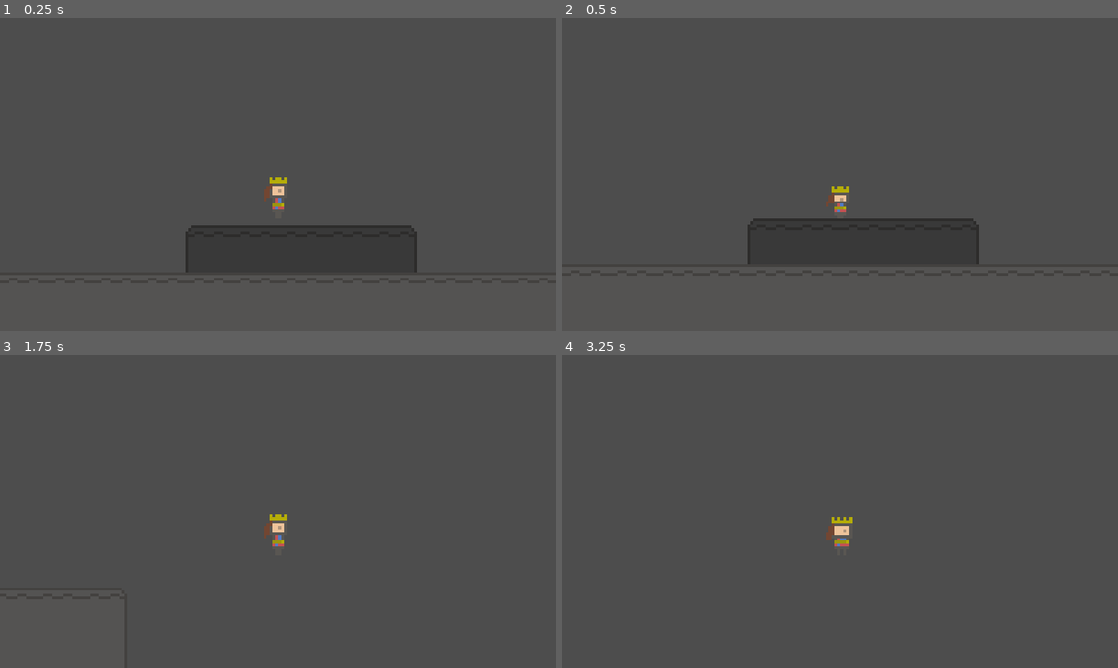
Above: before the commit, frames 1-4 (two rows, left to right).
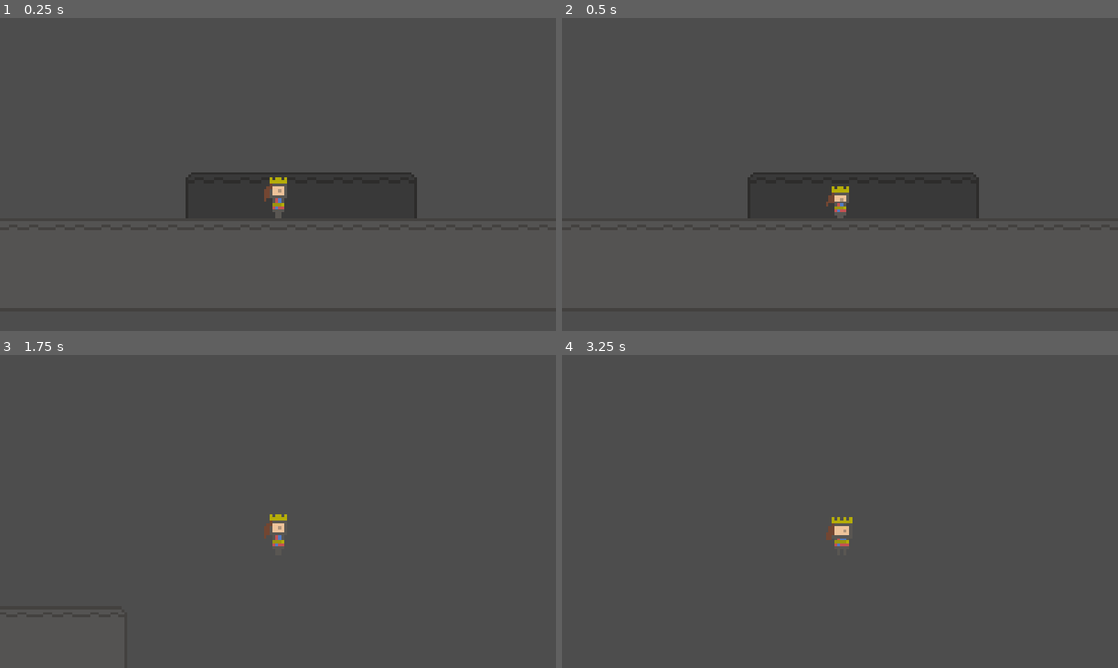
Above: after the commit, the same moments.

Repository: tarfish/queen-of-spades
Game: Godot game, scene res://assets/scenes/area_1.tscn
Two runs of this game, one before a commit and one after it. Both use one fixed random seed, a clock stepped at 60 frames per second and the inputs below.
Inputs:
- Up to frame 1 (0.25 s): no input
- Up to frame 2 (0.5 s): no input
- Up to frame 3 (1.75 s): tap Enter at 0.5 s; hold Z (jump) 0.53-1.28 s; hold Right (move_right) from 0.53 s (still down); tap Alt at 1.35 s; tap Z (jump) at 1.52, 1.55 s
- Up to frame 4 (3.25 s): tap Z (jump) at 1.82, 2.85, 3.02 s; release Right (move_right) at 2.03 s; hold Left (move_left) 2.03-2.78 s; hold Z (jump) 2.03-2.78 s; tap Shift at 2.1 s; hold Right (move_right) from 2.78 s (still down)

The runs differ from the first frame. In frame 1, 6.7% of the frame differs, in the area x 33-75%, y 49-82%; in frame 2, 6.2%; in frame 3, less than 0.1%; in frame 4, nothing differs.

Commit message:
added variable jump height

Diff:
--- a/assets/scenes/area_1.tscn
+++ b/assets/scenes/area_1.tscn
@@ -335,3 +335,4 @@
 
 [node name="Player" parent="." instance=ExtResource("2_0ue7q")]
 position = Vector2(-1, 0)
+jump_power = 6
--- a/assets/scenes/player.tscn
+++ b/assets/scenes/player.tscn
@@ -99,9 +99,8 @@
 
 [node name="Player" type="CharacterBody2D"]
 script = ExtResource("1_s027a")
-speed = 5.0
-jump_power = 6.0
 Coyote_Time = 0.1
+High_jump_time = 0.1
 
 [node name="Camera2D" type="Camera2D" parent="."]
 offset = Vector2(0, -15)
--- a/assets/scripts/player_controller.gd
+++ b/assets/scripts/player_controller.gd
@@ -1,16 +1,18 @@
 extends CharacterBody2D
 class_name PlayerController
 
-@export var speed = 10.0
-@export var jump_power = 10.0
+@export var speed = 5.0
+@export var jump_power = 6
 @export var Jump_Buffer_Timer: float = 0.1
 @export var Coyote_Time: float = 0.5
+@export var High_jump_time: float = 0.2
 
 var speed_multiplier = 30.0
 var jump_multiplier = -30.0
 var direction = 0
 var Jump_Buffer: bool = false
 var Jump_Available: bool = true
+var Jump_jump_timer = 0
 
 
 func _physics_process(delta: float) -> void:
@@ -27,13 +29,21 @@
 			Jump_Buffer = false
 
 	# Handle jump
-	if Input.is_action_just_pressed("jump") and Jump_Available:
-		Jump_Available = false
-		Jump()
+	if Input.is_action_just_pressed("jump"):
+		if Jump_Available:
+			Jump_Available = false
+			Jump()
+			Jump_jump_timer = High_jump_time
+		else:
+			Jump_Buffer = true
+			get_tree().create_timer(Jump_Buffer_Timer).timeout.connect(on_jump_buffer_timeout)
+
+	if Input.is_action_pressed("jump"):
+		if Jump_jump_timer > 0:
+			velocity -= get_gravity() * delta * 0.5
+			Jump_jump_timer -= delta
 	else:
-		Jump_Buffer = true
-		get_tree().create_timer(Jump_Buffer_Timer).timeout.connect(on_jump_buffer_timeout)
-
+		Jump_jump_timer = 0
 	# Handle movement
 	direction = Input.get_axis("move_left", "move_right")
 
Binary file added: assets/sprites/king.aseprite
